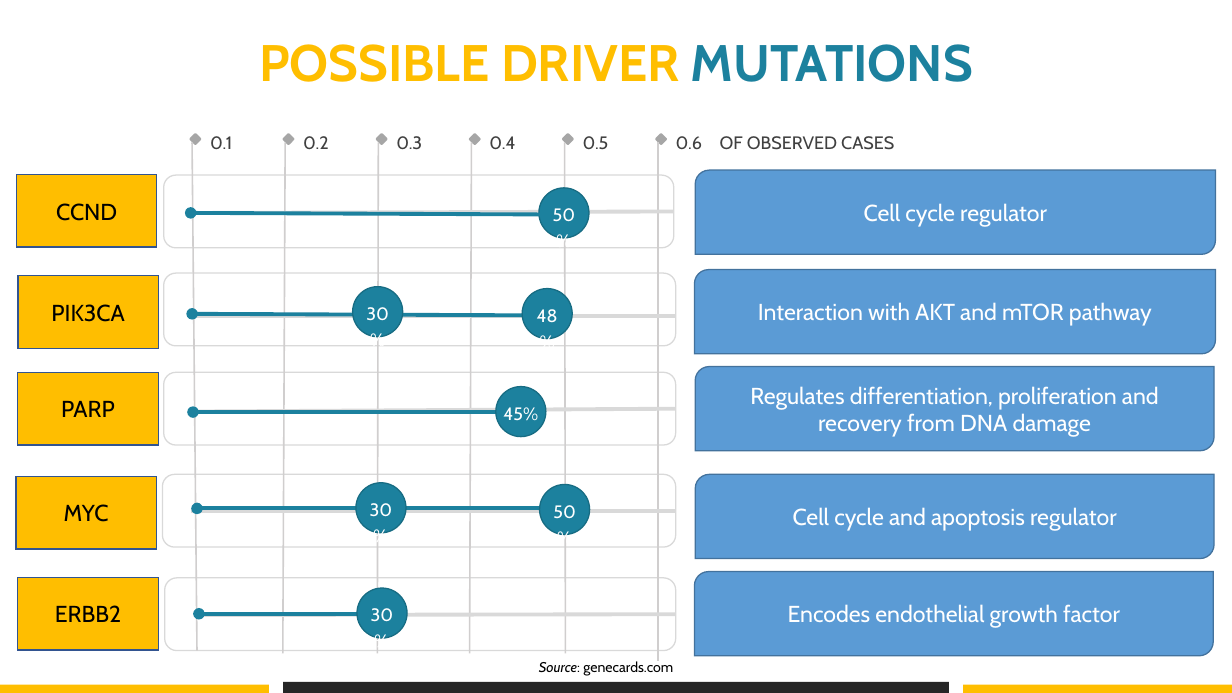
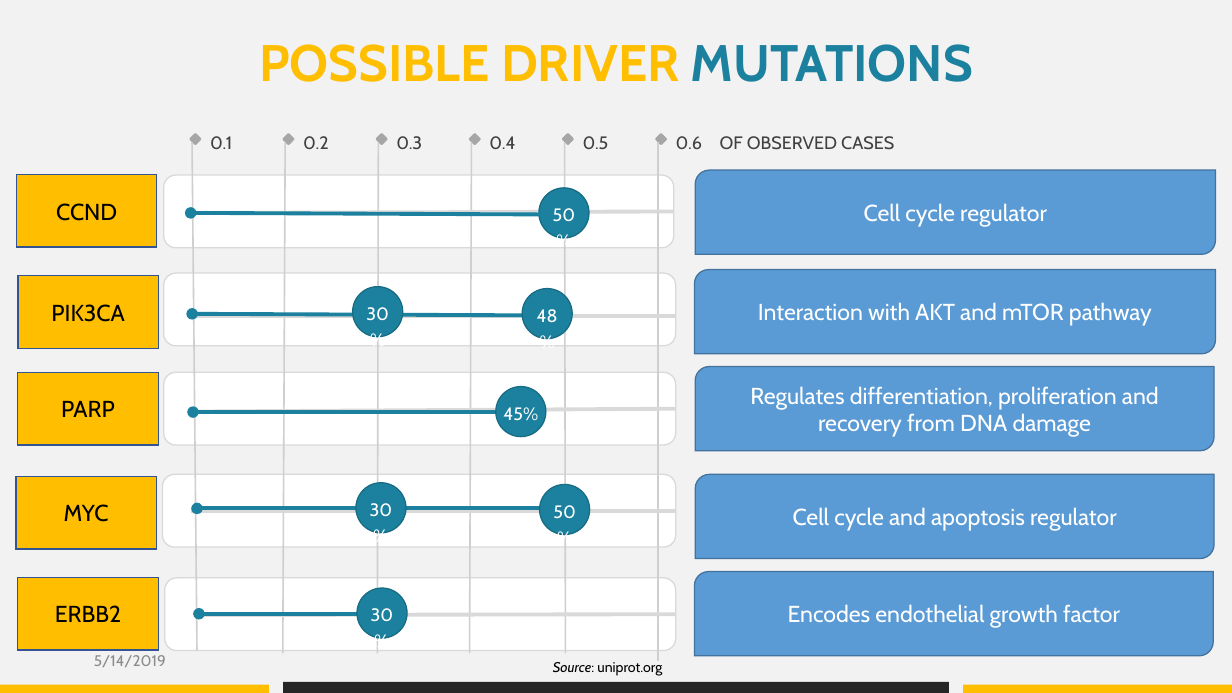
Before and after one commit to datascience-mobi/group-04-project-1-4, a slide deck: slide 4 of Project proposal_presentation_V1.pptx. Drawn at 1232x693 pixels with LibreOffice and Linux fonts; fonts in the diff are those of the drawing. Boxes give left, top, right and bottom in pixels: in the first picture for what was removed or moved away, otherwise in the second. Text is boxed around its words. In the diff, an @@ line names an element or a change of style, - is before the commit and + after.

```diff
--- a/Project proposal_presentation_V1.pptx
+++ b/Project proposal_presentation_V1.pptx
@@ background #FFFFFF to #F2F2F2 @@
@@ text added at (94,655,166,667), 12 pt, text #8C8C8C @@
+5/14/2019
@@ text at (553,662,662,676): text changed @@
-Source: genecards.com
+Source: uniprot.org
```
Also in this commit, not shown: 5 other slides changed.
